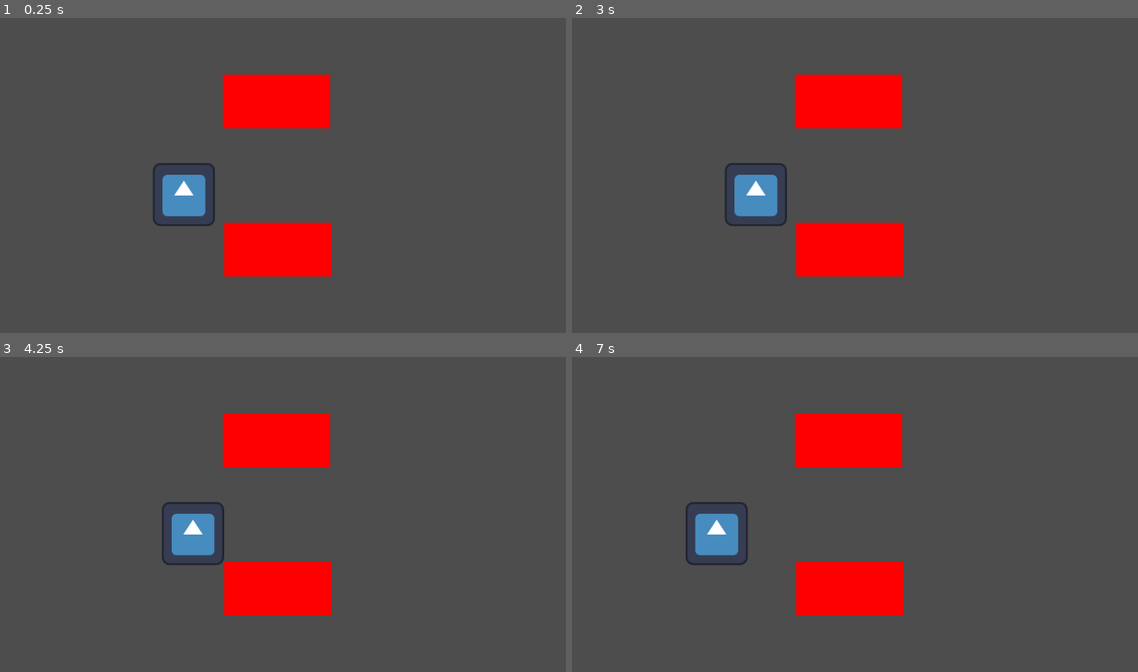
Above: before the commit, frames 1-4 (two rows, left to right).
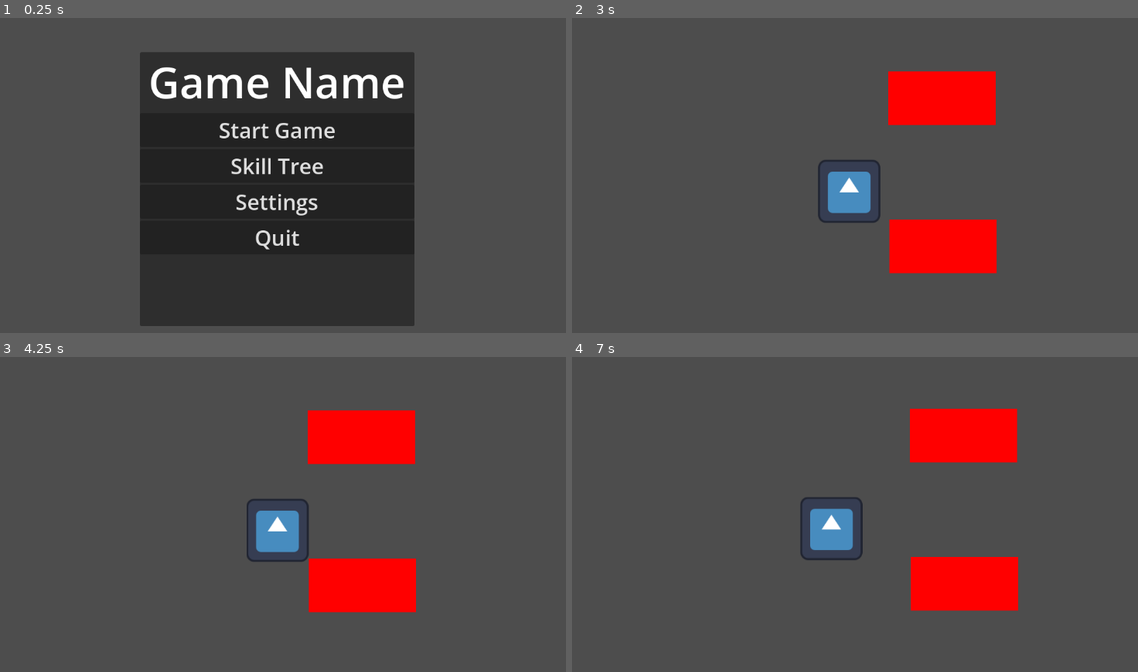
Above: after the commit, the same moments.

Repository: NullPointer-Studios/2d-roguelike
Game: Godot game, scene res://scenes/ui/main_menu/main_menu.tscn
Same seed, same stepped clock (60 frames per second), same inputs: the game is played once before the commit and once after it. Before the commit the project starts from res://scenes/levels/testlevel/TestLevel.tscn. The engine's default icon, where the game draws it, is replaced by a stand-in: a white triangle on a blue panel in a dark square.
Inputs (mouse positions are in pixels of both pictures, inside the frame that each line leads up to):
- Up to frame 1 (0.25 s): no input
- Up to frame 2 (3 s): click (849, 166) at 0.5 s, where only the run after the commit has a clickable "Skill Tree"; click (849, 200) at 1.25 s, where only the run after the commit has a clickable "Settings"; click (849, 292) at 2 s, where only the run after the commit has a clickable "Back"; click (849, 131) at 2.75 s, where only the run after the commit has a clickable "Start Game"
- Up to frame 3 (4.25 s): tap Enter at 3.5 s; hold D (move_right) from 3.53 s (still down)
- Up to frame 4 (7 s): release D (move_right) at 4.28 s; hold S (move_down) 4.28-5.03 s; hold D (move_right) 5.03-5.78 s; hold W (move_up) 5.78-6.53 s; hold A (move_left) from 6.53 s (still down)

The runs differ from the first frame. In frame 1, 42% of the frame differs, in the area x 24-74%, y 11-98%; in frame 2, 14%; in frame 3, 13%; in frame 4, 16%.

Commit message:
Add main menu, pause menu, and settings system
Main Menu:
- Added MainMenu.tscn with Play, Settings, Quit, and Skill Tree buttons
 SKill Tree button is the only one that doesn't work yet to be designed.
- Added main_menu.gd with scene swapping and menu navigation logic
- Added MenuSwapperButton.gd for button-based menu switching
- Set MainMenu as the default launch scene

Settings:
- Added SettingsManager.gd autoload for global settings management
- Settings persist to disk via ConfigFile user://settings.cfg
- Settings include master/music/sfx volume and fullscreen toggle
 (music and sfx volume are just cosmetic we only have master assigned right now)
- Added settings_scene.tscn and settings_scene.gd with slider and checkbox UI

Pause Menu:
- Added PauseManager.gd autoload with global pause/unpause logic
- Pause only enabled during gameplay, disabled while on the main menu
- Added pause_menu.tscn and pause_menu.gd with Resume, Settings, Quit
- In-pause settings screen reuses SettingsManager, resets on reopen
- Escape key toggles pause via dedicated input action

Misc:
- Added Camera2D to Player scene, so it follows the player on the test
 not just is a stationary camera
- Registered SettingsManager and PauseManager as autoloads, in theory
 settings autoload should store user settings in the .cfg files that get
 made so settings persist

Diff:
--- /dev/null
+++ b/autoload/PauseManager.gd
@@ -0,0 +1,35 @@
+extends Node
+
+@export var pause_menu_scene : PackedScene = preload("res://scenes/ui/pause_menu/pause_menu.tscn")
+var pause_menu_instance = null
+var is_paused : bool = false
+var can_pause : bool = false
+
+func _ready() -> void:
+	process_mode = Node.PROCESS_MODE_ALWAYS
+
+func _input(event: InputEvent) -> void:
+	if (event.is_action_pressed("pause") and can_pause):
+		toggle_pause()
+
+func toggle_pause() -> void:
+	if (is_paused):
+		hide_pause_menu()
+		is_paused = false
+		get_tree().paused = false
+	else:
+		show_pause_menu()
+		is_paused = true
+		get_tree().paused = true
+
+func show_pause_menu() -> void:
+	if not is_instance_valid(pause_menu_instance):
+		pause_menu_instance = pause_menu_scene.instantiate()
+		pause_menu_instance.process_mode = Node.PROCESS_MODE_ALWAYS
+		get_tree().root.add_child(pause_menu_instance)
+	pause_menu_instance.get_node("PauseControl").reset_pause_menu()
+	pause_menu_instance.show()
+
+func hide_pause_menu() -> void:
+	if is_instance_valid(pause_menu_instance):
+		pause_menu_instance.hide()
--- /dev/null
+++ b/autoload/SettingsManager.gd
@@ -0,0 +1,37 @@
+extends Node
+
+var audio = {"master_volume" : 1.0, "music_volume" : 1.0, "sfx_volume" : 1.0}
+var vid = {"fullscreen" : false, "width" : 1920, "height" : 1080}
+
+# File that stores settings on launch
+const path : String = "user://settings.cfg"
+
+var config : ConfigFile = ConfigFile.new()
+
+func _ready():
+	try_load_settings()
+	apply_settings()
+
+func try_load_settings() -> void:
+	if FileAccess.file_exists(path):
+		load_from_file();
+	else:
+		save_settings();
+
+func load_from_file() -> void:
+	config.load(path)
+	vid = config.get_value("VIDEO", "vid_set", vid)
+	audio = config.get_value("AUDIO", "audio_set", audio)
+
+func save_settings() -> void:
+	config.set_value("VIDEO", "vid_set", vid)
+	config.set_value("AUDIO", "audio_set", audio)
+	config.save(path)
+
+func apply_settings() -> void:
+	if vid["fullscreen"]:
+		DisplayServer.window_set_mode(DisplayServer.WINDOW_MODE_FULLSCREEN)
+	else:
+		DisplayServer.window_set_mode(DisplayServer.WINDOW_MODE_WINDOWED)
+
+	AudioServer.set_bus_volume_db(0, linear_to_db(audio["master_volume"]))
--- /dev/null
+++ b/default_bus_layout.tres
@@ -0,0 +1,3 @@
+[gd_resource type="AudioBusLayout" format=3 uid="uid://c0v5ci1dgbx3c"]
+
+[resource]
--- a/project.godot
+++ b/project.godot
@@ -11,13 +11,26 @@
 [application]
 
 config/name="2d-roguelike"
-run/main_scene="uid://drkc06mld0c2w"
+run/main_scene="uid://bxkjpx8vg6022"
 config/features=PackedStringArray("4.6", "Forward Plus")
 config/icon="res://icon.svg"
+
+[audio]
+
+buses/default_bus_layout="uid://c0v5ci1dgbx3c"
+
+[autoload]
+
+SettingsManager="*uid://lo85f4a3y4wd"
+PauseManager="*uid://ddyiqnk8llm2e"
 
 [dotnet]
 
 project/assembly_name="2d-roguelike"
+
+[editor]
+
+version_control/autoload_on_startup=true
 
 [input]
 
@@ -61,6 +74,11 @@
 "events": [Object(InputEventKey,"resource_local_to_scene":false,"resource_name":"","device":-1,"window_id":0,"alt_press …(195 unchanged characters)…
 ]
 }
+pause={
+"deadzone": 0.2,
+"events": [Object(InputEventKey,"resource_local_to_scene":false,"resource_name":"","device":-1,"window_id":0,"alt_pressed":false,"shift_pressed":false,"ctrl_pressed":false,"meta_pressed":false,"pressed":false,"keycode":0,"physical_keycode":4194305,"key_label":0,"unicode":0,"location":0,"echo":false,"script":null)
+]
+}
 
 [physics]
 
--- a/scenes/levels/testlevel/TestLevel.tscn
+++ b/scenes/levels/testlevel/TestLevel.tscn
@@ -8,8 +8,6 @@
 [node name="Player" parent="." unique_id=700881268 instance=ExtResource("1_3tr84")]
 position = Vector2(-174, 6)
 
-[node name="Camera2D" type="Camera2D" parent="." unique_id=734989035]
-
 [node name="Obstacle" parent="." unique_id=214921270 instance=ExtResource("2_ffprf")]
 position = Vector2(1, 109)
 
--- /dev/null
+++ b/scenes/objects/Projectiles/PlayerProjectiles/BasicShot.tscn
@@ -0,0 +1,3 @@
+[gd_scene format=3 uid="uid://c8w4fwusc2pl7"]
+
+[node name="BasicShot" type="Node2D" unique_id=48819397]
--- a/scenes/player/Player.tscn
+++ b/scenes/player/Player.tscn
@@ -16,3 +16,6 @@
 position = Vector2(-1.2814999e-06, -5.9604645e-08)
 scale = Vector2(0.90625, 0.921875)
 texture = ExtResource("2_gfjak")
+
+[node name="Camera2D" type="Camera2D" parent="." unique_id=603731864]
+position_smoothing_enabled = true
--- /dev/null
+++ b/scenes/ui/main_menu/MenuSwapperButton.gd
@@ -0,0 +1,12 @@
+extends Button
+
+@export var switchToNode : Node;
+@export var currentNode : Node;
+signal swapMenuRequest(swapIndex: int, returnIndex: int);
+
+func _ready()-> void:
+	pressed.connect(on_swapper_button_pressed);
+
+
+func on_swapper_button_pressed() -> void:
+	emit_signal("swapMenuRequest", switchToNode.get_index(), currentNode.get_index());
--- /dev/null
+++ b/scenes/ui/main_menu/SceneSwapper.gd
@@ -0,0 +1,11 @@
+extends Button
+
+@export var switchToScene : PackedScene;
+
+signal swapScene(newScene: PackedScene);
+
+func _ready()-> void:
+	pressed.connect(on_swapper_button_pressed);
+
+func on_swapper_button_pressed() -> void:
+	emit_signal("swapScene", switchToScene)
--- /dev/null
+++ b/scenes/ui/main_menu/main_menu.gd
@@ -0,0 +1,50 @@
+extends Control
+
+@export var test_level : PackedScene
+
+@onready var settings_scene = $SettingsScene
+
+var goBackList = [];
+var currentMenu : int;
+
+func _ready() -> void:
+	PauseManager.can_pause = false
+	settings_scene.back_requested.connect(swap_menu_to_previous)
+	$MenuScene/MainMenuContainer/QuitButton.pressed.connect(on_quit_game_button_pressed)
+	$MenuScene/MainMenuContainer/PlayButton.pressed.connect(on_play_button_pressed)
+
+func swap_menu_request(menuIndex: int, returnIndex: int) -> void:
+	if(menuIndex >= get_child_count() or menuIndex < 0):
+		return;
+	currentMenu = menuIndex;
+
+	var child = get_child(currentMenu);
+	child.visible = true;
+
+	if(returnIndex >= 0):
+		goBackList.append(returnIndex);
+		get_child(returnIndex).visible = false;
+
+func swap_menu_to_previous() -> void:
+	if(goBackList.is_empty()):
+		return;
+
+	get_child(currentMenu).visible = false;
+	swap_menu_request(goBackList[goBackList.size() -1], -1);
+	goBackList.pop_back();
+
+
+func on_swap_scene(newScene : PackedScene) -> void:
+		get_tree().change_scene_to_packed(newScene)
+
+func on_play_button_pressed() -> void:
+	print("play button pressed")
+	if test_level:
+		PauseManager.can_pause = true
+		print("test level is set")
+		on_swap_scene(test_level)
+	else:
+		print("test level is NULL")
+
+func on_quit_game_button_pressed() -> void:
+	get_tree().quit();
--- /dev/null
+++ b/scenes/ui/main_menu/main_menu.tscn
@@ -0,0 +1,143 @@
+[gd_scene format=3 uid="uid://bxkjpx8vg6022"]
+
+[ext_resource type="Script" uid="uid://d34kduswe1jke" path="res://scenes/ui/main_menu/main_menu.gd" id="1_e8t4i"]
+[ext_resource type="Script" uid="uid://dgawesqfyyiti" path="res://scenes/ui/main_menu/MenuSwapperButton.gd" id="2_qt1dd"]
+[ext_resource type="PackedScene" uid="uid://drkc06mld0c2w" path="res://scenes/levels/testlevel/TestLevel.tscn" id="2_r70wa"]
+[ext_resource type="Script" uid="uid://dag77usdq7xxt" path="res://scenes/ui/main_menu/settings_scene.gd" id="4_cmwxi"]
+
+[node name="MainMenu" type="Control" unique_id=37046912]
+layout_mode = 3
+anchors_preset = 8
+anchor_left = 0.5
+anchor_top = 0.5
+anchor_right = 0.5
+anchor_bottom = 0.5
+grow_horizontal = 2
+grow_vertical = 2
+script = ExtResource("1_e8t4i")
+test_level = ExtResource("2_r70wa")
+
+[node name="MenuScene" type="PanelContainer" parent="." unique_id=851580766]
+layout_mode = 1
+anchors_preset = 8
+anchor_left = 0.5
+anchor_top = 0.5
+anchor_right = 0.5
+anchor_bottom = 0.5
+offset_left = -256.0
+offset_top = -260.0
+offset_right = 256.0
+offset_bottom = 252.0
+grow_horizontal = 2
+grow_vertical = 2
+
+[node name="MainMenuContainer" type="VBoxContainer" parent="MenuScene" unique_id=151728611]
+layout_mode = 2
+
+[node name="Title" type="Label" parent="MenuScene/MainMenuContainer" unique_id=1182556940]
+layout_mode = 2
+theme_override_font_sizes/font_size = 80
+text = "Game Name"
+horizontal_alignment = 1
+
+[node name="PlayButton" type="Button" parent="MenuScene/MainMenuContainer" unique_id=1124069157]
+layout_mode = 2
+theme_override_font_sizes/font_size = 40
+text = "Start Game"
+
+[node name="SkillTreeButton" type="Button" parent="MenuScene/MainMenuContainer" unique_id=901991260]
+layout_mode = 2
+theme_override_font_sizes/font_size = 40
+text = "Skill Tree
+"
+
+[node name="SettingsButton" type="Button" parent="MenuScene/MainMenuContainer" unique_id=148294577 node_paths=PackedStringArray("switchToNode", "currentNode")]
+layout_mode = 2
+theme_override_font_sizes/font_size = 40
+text = "Settings"
+script = ExtResource("2_qt1dd")
+switchToNode = NodePath("../../../SettingsScene")
+currentNode = NodePath("../..")
+
+[node name="QuitButton" type="Button" parent="MenuScene/MainMenuContainer" unique_id=1495564424]
+layout_mode = 2
+theme_override_font_sizes/font_size = 40
+text = "Quit
+"
+
+[node name="SettingsScene" type="PanelContainer" parent="." unique_id=788793387]
+visible = false
+layout_mode = 1
+anchors_preset = 8
+anchor_left = 0.5
+anchor_top = 0.5
+anchor_right = 0.5
+anchor_bottom = 0.5
+offset_left = -256.0
+offset_top = -256.0
+offset_right = 256.0
+offset_bottom = 256.0
+grow_horizontal = 2
+grow_vertical = 2
+script = ExtResource("4_cmwxi")
+
+[node name="VBoxContainer" type="VBoxContainer" parent="SettingsScene" unique_id=875205939]
+layout_mode = 2
+
+[node name="Label" type="Label" parent="SettingsScene/VBoxContainer" unique_id=1638935845]
+layout_mode = 2
+theme_override_font_sizes/font_size = 80
+text = "Settings"
+horizontal_alignment = 1
+
+[node name="masterVolume" type="Label" parent="SettingsScene/VBoxContainer" unique_id=913391731]
+layout_mode = 2
+theme_override_font_sizes/font_size = 24
+text = "Master Volume"
+
+[node name="volSlide1" type="HSlider" parent="SettingsScene/VBoxContainer" unique_id=1526397763]
+custom_minimum_size = Vector2(35, 35)
+layout_mode = 2
+max_value = 1.0
+step = 0.05
+value = 1.0
+
+[node name="musicVolume" type="Label" parent="SettingsScene/VBoxContainer" unique_id=580357433]
+layout_mode = 2
+theme_override_font_sizes/font_size = 24
+text = "Music Volume"
+
+[node name="volSlide2" type="HSlider" parent="SettingsScene/VBoxContainer" unique_id=787964905]
+custom_minimum_size = Vector2(35, 35)
+layout_mode = 2
+max_value = 1.0
+step = 0.05
+value = 1.0
+
+[node name="sfxVolume" type="Label" parent="SettingsScene/VBoxContainer" unique_id=184189972]
+layout_mode = 2
+theme_override_font_sizes/font_size = 24
+text = "SFX Volume"
+
+[node name="volSlide3" type="HSlider" parent="SettingsScene/VBoxContainer" unique_id=1061278166]
+custom_minimum_size = Vector2(35, 35)
+layout_mode = 2
+max_value = 1.0
+step = 0.05
+value = 1.0
+
+[node name="fullScreen" type="Label" parent="SettingsScene/VBoxContainer" unique_id=709702450]
+layout_mode = 2
+theme_override_font_sizes/font_size = 24
+text = "Full Screen"
+
+[node name="toggleFullscreen" type="CheckBox" parent="SettingsScene/VBoxContainer" unique_id=245579572]
+custom_minimum_size = Vector2(35, 35)
+layout_mode = 2
+
+[node name="Back" type="Button" parent="SettingsScene/VBoxContainer" unique_id=1071654190]
+layout_mode = 2
+theme_override_font_sizes/font_size = 24
+text = "Back"
+
+[connection signal="swapMenuRequest" from="MenuScene/MainMenuContainer/SettingsButton" to="." method="swap_menu_request"]
--- /dev/null
+++ b/scenes/ui/main_menu/settings_scene.gd
@@ -0,0 +1,45 @@
+extends PanelContainer
+
+@onready var master_slider : HSlider = $VBoxContainer/volSlide1
+@onready var music_slider : HSlider = $VBoxContainer/volSlide2
+@onready var sfx_slider : HSlider = $VBoxContainer/volSlide3
+
+@onready var fullscreen_checkbox : CheckBox = $VBoxContainer/toggleFullscreen
+@onready var back_button : Button = $VBoxContainer/Back
+
+signal back_requested
+
+func _ready()-> void:
+	master_slider.value = SettingsManager.audio["master_volume"]
+	music_slider.value = SettingsManager.audio["music_volume"]
+	sfx_slider.value = SettingsManager.audio["sfx_volume"]
+	fullscreen_checkbox.button_pressed = SettingsManager.vid["fullscreen"]
+
+	master_slider.value_changed.connect(on_master_volume_changed)
+	music_slider.value_changed.connect(on_music_volume_changed)
+	sfx_slider.value_changed.connect(on_sfx_volume_changed)
+	fullscreen_checkbox.toggled.connect(on_fullscreen_toggled)
+	back_button.pressed.connect(on_back_pressed)
+
+func on_master_volume_changed(value: float) -> void:
+	SettingsManager.audio["master_volume"] = value
+	SettingsManager.save_settings()
+	SettingsManager.apply_settings()
+
+func on_music_volume_changed(value: float) -> void:
+	SettingsManager.audio["music_volume"] = value
+	SettingsManager.save_settings()
+	SettingsManager.apply_settings()
+
+func on_sfx_volume_changed(value: float) -> void:
+	SettingsManager.audio["sfx_volume"] = value
+	SettingsManager.save_settings()
+	SettingsManager.apply_settings()
+
+func on_fullscreen_toggled(value: bool) -> void:
+	SettingsManager.vid["fullscreen"] = value
+	SettingsManager.save_settings()
+	SettingsManager.apply_settings()
+
+func on_back_pressed() -> void:
+	emit_signal("back_requested")
--- /dev/null
+++ b/scenes/ui/pause_menu/pause_menu.gd
@@ -0,0 +1,46 @@
+extends Control
+
+#Container var
+@onready var pause_container = $PauseContainer
+@onready var settings_container = $SettingsContainer
+
+#Pause Container var
+@onready var resume : Button = $PauseContainer/Resume
+@onready var settings: Button = $PauseContainer/Settings
+@onready var quit : Button = $PauseContainer/Quit
+
+#Settings Container var
+@onready var master_vol : HSlider = $SettingsContainer/volSlide1
+@onready var music_vol : HSlider = $SettingsContainer/volSlide2
+@onready var sfx_vol : HSlider = $SettingsContainer/volSlide3
+@onready var fullscreen_checkbox : CheckBox = $SettingsContainer/toggleFullscreen
+@onready var back : Button = $SettingsContainer/Back
+
+func _ready():
+	process_mode = Node.PROCESS_MODE_ALWAYS
+	resume.pressed.connect(on_resume_pressed)
+	settings.pressed.connect(on_settings_pressed)
+	back.pressed.connect(on_back_pressed)
+	quit.pressed.connect(on_quit_pressed)
+
+func on_resume_pressed():
+	PauseManager.toggle_pause()
+
+func on_settings_pressed():
+	pause_container.hide()
+	settings_container.show()
+
+func on_back_pressed():
+	settings_container.hide()
+	pause_container.show()
+
+func on_quit_pressed():
+	PauseManager.can_pause = false
+	PauseManager.is_paused = false
+	get_tree().paused = false
+	PauseManager.hide_pause_menu()
+	get_tree().change_scene_to_file("res://scenes/ui/main_menu/main_menu.tscn")
+
+func reset_pause_menu() -> void:
+	pause_container.show()
+	settings_container.hide()
--- /dev/null
+++ b/scenes/ui/pause_menu/pause_menu.tscn
@@ -0,0 +1,119 @@
+[gd_scene format=3 uid="uid://c6pavwb1qajxd"]
+
+[ext_resource type="Script" uid="uid://dpsitb7s1m2nu" path="res://scenes/ui/pause_menu/pause_menu.gd" id="1_kgchh"]
+
+[node name="PauseMenu" type="CanvasLayer" unique_id=305473107]
+
+[node name="PauseControl" type="Control" parent="." unique_id=1808249386]
+layout_mode = 3
+anchors_preset = 15
+anchor_right = 1.0
+anchor_bottom = 1.0
+grow_horizontal = 2
+grow_vertical = 2
+script = ExtResource("1_kgchh")
+
+[node name="PauseContainer" type="VBoxContainer" parent="PauseControl" unique_id=832991209]
+layout_mode = 1
+anchors_preset = 8
+anchor_left = 0.5
+anchor_top = 0.5
+anchor_right = 0.5
+anchor_bottom = 0.5
+offset_left = -140.5
+offset_top = -124.0
+offset_right = 140.5
+offset_bottom = 124.0
+grow_horizontal = 2
+grow_vertical = 2
+
+[node name="Paused" type="Label" parent="PauseControl/PauseContainer" unique_id=261714265]
+layout_mode = 2
+theme_override_font_sizes/font_size = 80
+text = "Paused"
+
+[node name="Resume" type="Button" parent="PauseControl/PauseContainer" unique_id=89468825]
+layout_mode = 2
+theme_override_font_sizes/font_size = 24
+text = "Resume"
+
+[node name="Settings" type="Button" parent="PauseControl/PauseContainer" unique_id=1483261970]
+layout_mode = 2
+theme_override_font_sizes/font_size = 24
+text = "Settings"
+
+[node name="Quit" type="Button" parent="PauseControl/PauseContainer" unique_id=310172927]
+layout_mode = 2
+theme_override_font_sizes/font_size = 24
+text = "Quit to Menu"
+
+[node name="SettingsContainer" type="VBoxContainer" parent="PauseControl" unique_id=445821531]
+visible = false
+layout_mode = 1
+anchors_preset = 8
+anchor_left = 0.5
+anchor_top = 0.5
+anchor_right = 0.5
+anchor_bottom = 0.5
+offset_left = -155.0
+offset_top = -232.0
+offset_right = 155.0
+offset_bottom = 232.0
+grow_horizontal = 2
+grow_vertical = 2
+
+[node name="Label" type="Label" parent="PauseControl/SettingsContainer" unique_id=1352287580]
+layout_mode = 2
+theme_override_font_sizes/font_size = 80
+text = "Settings"
+horizontal_alignment = 1
+
+[node name="masterVolume" type="Label" parent="PauseControl/SettingsContainer" unique_id=275073388]
+layout_mode = 2
+theme_override_font_sizes/font_size = 24
+text = "Master Volume"
+
+[node name="volSlide1" type="HSlider" parent="PauseControl/SettingsContainer" unique_id=1769847702]
+custom_minimum_size = Vector2(35, 35)
+layout_mode = 2
+max_value = 1.0
+step = 0.05
+value = 1.0
+
+[node name="musicVolume" type="Label" parent="PauseControl/SettingsContainer" unique_id=1798075204]
+layout_mode = 2
+theme_override_font_sizes/font_size = 24
+text = "Music Volume"
+
+[node name="volSlide2" type="HSlider" parent="PauseControl/SettingsContainer" unique_id=466605903]
+custom_minimum_size = Vector2(35, 35)
+layout_mode = 2
+max_value = 1.0
+step = 0.05
+value = 1.0
+
+[node name="sfxVolume" type="Label" parent="PauseControl/SettingsContainer" unique_id=275926518]
+layout_mode = 2
+theme_override_font_sizes/font_size = 24
+text = "SFX Volume"
+
+[node name="volSlide3" type="HSlider" parent="PauseControl/SettingsContainer" unique_id=580657708]
+custom_minimum_size = Vector2(35, 35)
+layout_mode = 2
+max_value = 1.0
+step = 0.05
+value = 1.0
+
+[node name="fullScreen" type="Label" parent="PauseControl/SettingsContainer" unique_id=1373170651]
+layout_mode = 2
+theme_override_font_sizes/font_size = 24
+text = "Full Screen"
+
+[node name="toggleFullscreen" type="CheckBox" parent="PauseControl/SettingsContainer" unique_id=746897470]
+custom_minimum_size = Vector2(35, 35)
+layout_mode = 2
+
+[node name="Back" type="Button" parent="PauseControl/SettingsContainer" unique_id=580979760]
+layout_mode = 2
+theme_override_font_sizes/font_size = 24
+text = "Back"
Not shown, added: autoload/PauseManager.gd.uid
Not shown, added: autoload/SettingsManager.gd.uid
Not shown, changed: autoload/autoload_info.txt
Not shown, changed: scenes/scenes_info.txt
Not shown, added: scenes/ui/main_menu/MenuSwapperButton.gd.uid
Not shown, added: scenes/ui/main_menu/SceneSwapper.gd.uid
Not shown, added: scenes/ui/main_menu/main_menu.gd.uid
Not shown, added: scenes/ui/main_menu/settings_scene.gd.uid
Not shown, added: scenes/ui/pause_menu/pause_menu.gd.uid
Not shown, changed: scripts/scripts_info.txt
